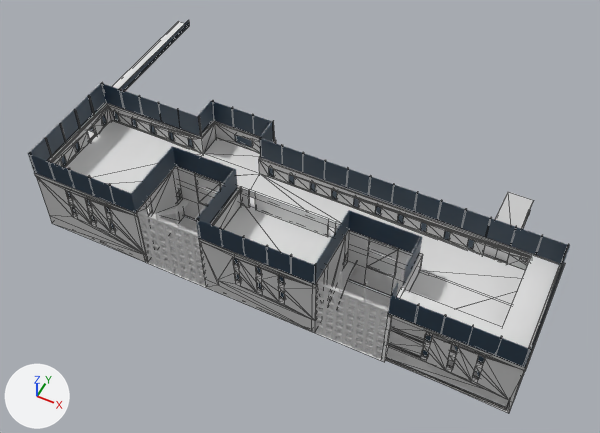
Renders of the FBX model Assets/Resources/Models/Scene/MedicalScene.fbx from each side of a commit.
One viewpoint serves both versions: a 50 mm camera at (-39.925, 16.065, 0.87) aimed at (-40.461, 17.137, -0.47). Every picture has the same lights, and +X, +Y and +Z are marked at lower left. Mesh edges are drawn as thin lines on the coarser meshes. Where no turn or scale is listed for an object, it has been applied to the vertices. Vertices at the same position are counted once.

The first picture shows 'Box005', 'Box006', 'Line023', 'Line025', 'Object071', 'Object088', 'floor', 'floor3', 'wall', 'wall_3f', 'window', 'window003'.
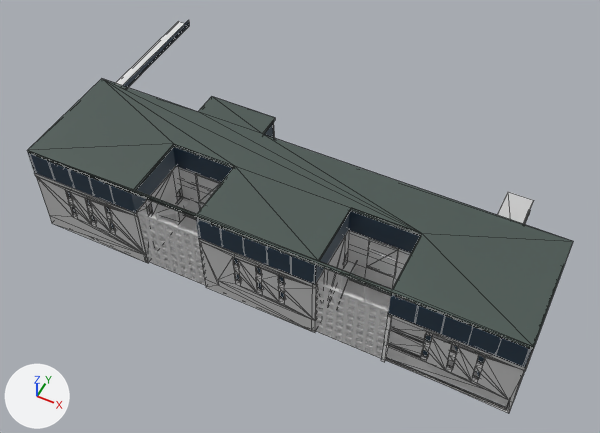
Location of each change, (x1, y1, x2, y2) in pixels of the pictures (600 x 433 px):
'Object069', added: after (28, 79, 573, 347)
'Object070', added: after (28, 118, 534, 349)
'floor', reshaped: before (148, 217, 391, 360); after (149, 216, 391, 358)
'Box005', reshaped: before (177, 167, 241, 219); after (178, 167, 221, 219)
'floor3', unchanged, covered by the edit: before (65, 120, 525, 352); after (65, 147, 457, 352)
'Line025', unchanged, covered by the edit: before (400, 254, 560, 348); after (401, 298, 528, 348)
'wall_3f', unchanged, covered by the edit: before (240, 187, 341, 237)

The change, as a list of edits to the scene's bpy script:
```text
Add mat_glass_green:
    mat_glass_green = principled_material('glass.green')
    mat_glass_green.base_color = (0.125, 0.176, 0.157)  # grey #63746e
    mat_glass_green.ior = 1.52
    mat_glass_green.transmission_weight = 0.51
Change me_mesh_017:
    where me_mesh_017.from_pydata(...)  # 4 vertices, 1 face; spans x -0.273..0.267, y -0.074..0.074, z 0.0
    used by ob_floor; location = (-40.437, 16.978, -0.508)
    verts and faces of me_mesh_017; kept vertices keep their numbers, new ones are numbered from 4
    before: 0 (-0.273, -0.074, 0.0) at pixel (145, 262), 1 (0.267, -0.074, 0.0) at pixel (381, 360), 2 (-0.273, 0.074, 0.0), 3 (0.267, 0.074, 0.0)
    me_mesh_017 part 1
    add delete_vertices([1, 3])  # with the faces that use them
    add verts[4] = (-0.118, -0.074, 0.0)  # pixel (209, 287)
    add verts[5] = (0.118, -0.074, 0.0)
    add verts[6] = (0.273, -0.074, 0.0)  # pixel (385, 360)
    add for new, old in zip([7, 8, 9], [4, 5, 6]): verts[new] = verts[old] + (0.0, 0.148, 0.0)
    add faces += [(0, 4, 7, 2), (5, 6, 9, 8)]
Change me_mesh_025:
    used by ob_box005; location = (-40.633, 17.054, -0.504)
    remove me_mesh_025.from_pydata(...)  # 48 vertices, 50 faces; spans x -0.078..0.078, y -0.002..0.005, z 0.0..0.154
    add me_mesh_025.from_pydata(...)  # 60 vertices, 60 faces; spans x -0.078..0.078, y 0.0..0.005, z -0.003..0.154
    me_mesh_025 part 2: 28 vertices moved from x -0.078..0.078, y -0.002..0.005, z 0.0..0.154 to x -0.078..0.078, y 0.0..0.005, z -0.003..0.154; 12 vertices added at x -0.009..0.006, y 0.0..0.005, z -0.003..0.06
Add me_mesh_001_1:
    me_mesh_001_1.from_pydata([(-0.267, 0.021, 0.0), (-0.519, -0.126, 0.0), (-0.267, -0.121, 0.0), (-0.519, 0.126, 0.0), (-0.125, 0.021, 0.0), (0.267, 0.021, 0.0), (0.125, 0.021, 0.0), (0.125, -0.121, 0.0), (-0.125, -0.121, 0.0), (-0.121, 0.126, 0.0), (-0.274, 0.182, 0.0), (-0.274, 0.126, 0.0), (-0.121, 0.182, 0.0), (0.519, 0.126, 0.0), (0.519, -0.126, 0.0), (0.267, -0.121, 0.0)], [], [(5, 4, 6), (4, 8, 7), (7, 6, 4), (9, 12, 10), (10, 11, 9), (1, 8, 2), (1, 2, 0), (3, 1, 0), (3, 0, 4), (3, 4, 5), (11, 3, 5), (9, 11, 5), (13, 9, 5), (14, 13, 5), (14, 5, 15), (1, 14, 15), (1, 15, 7), (1, 7, 8)])
    me_mesh_001_1.materials.append(mat_glass_green)  # grey #63746e
Add me_mesh_002_1:
    me_mesh_002_1.from_pydata(...)  # 32 vertices, 50 faces; spans x -0.519..0.519, y -0.126..0.182, z -0.004..0.004
    me_mesh_002_1.materials.append(mat_glass_green)  # grey #63746e
Add ob_object069:
    ob_object069 = bpy.data.objects.new('Object069', me_mesh_001_1)
    ob_object069.location = (-40.436, 17.031, -0.286)
Add ob_object070:
    ob_object070 = bpy.data.objects.new('Object070', me_mesh_002_1)
    ob_object070.location = (-40.436, 17.031, -0.29)
```
